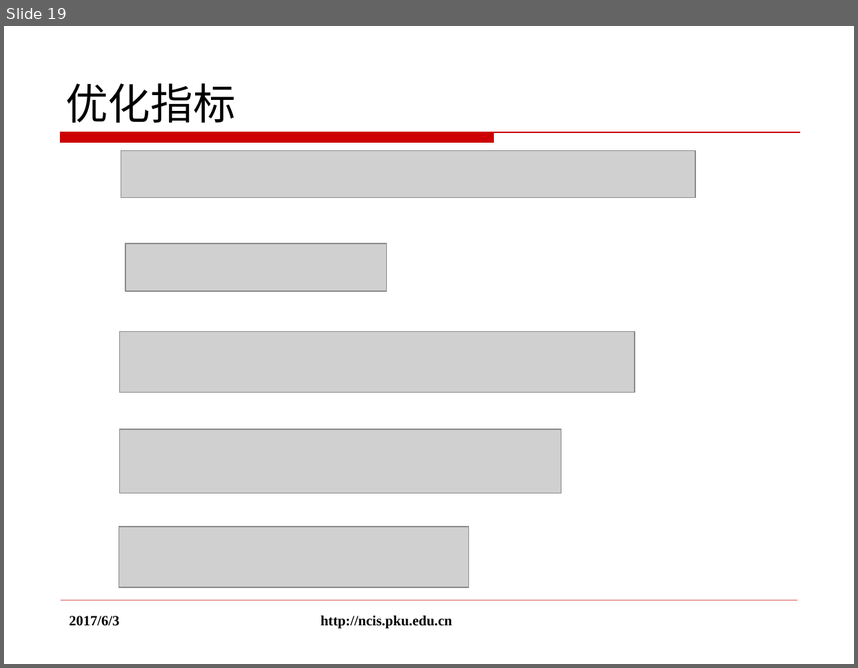
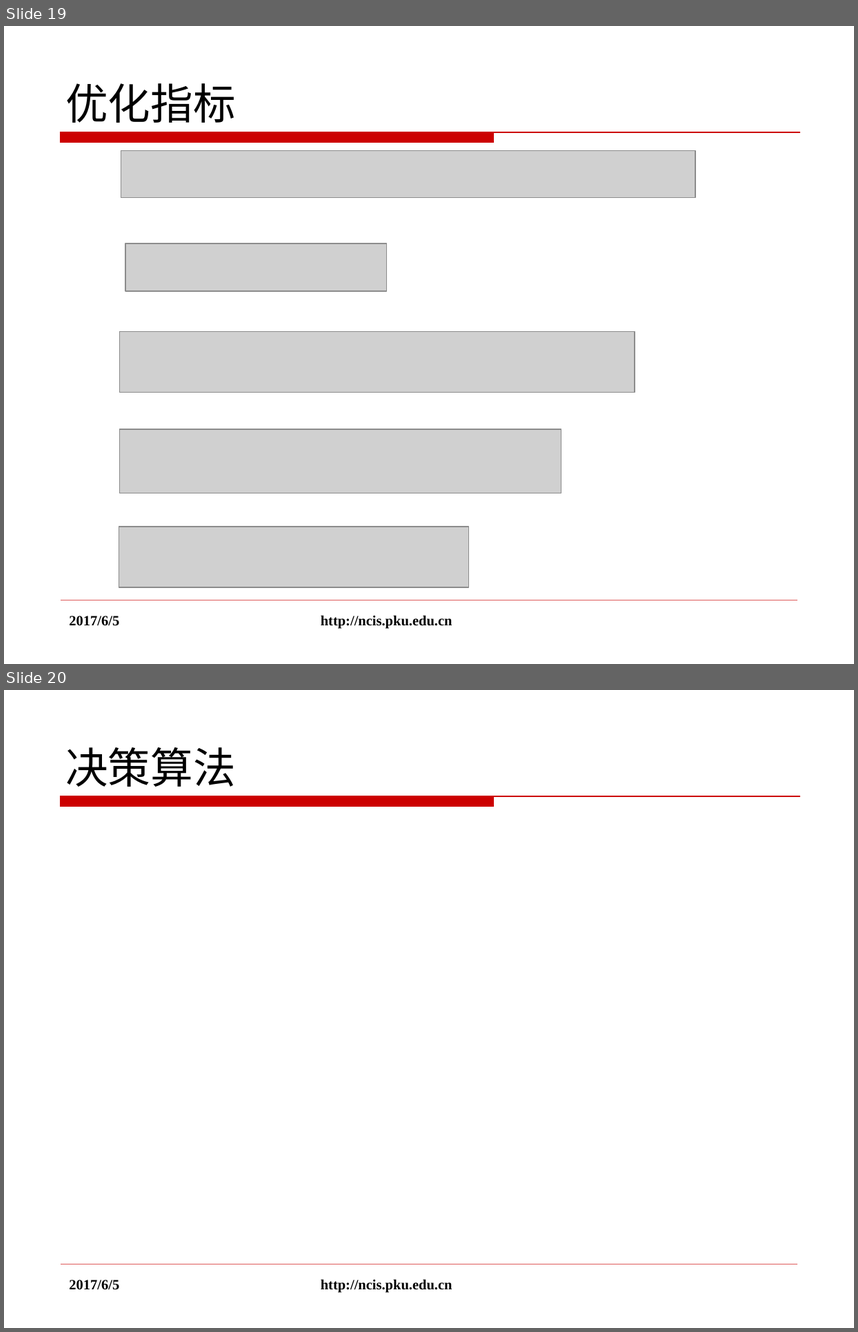
Before and after one commit to rogerhzh/thesis, a slide deck: 黄子翚答辩.pptx. Shown one above the other, each under a label of ours: slide 19 before the commit, slides 19 and 20 after it. The pictures are 858x668 and 858x1332 pixels, drawn with LibreOffice and Linux fonts; fonts in the diff are those of the drawing; grey boxes stand for pictures; background and template pictures are left out. Boxes give left, top, right and bottom in pixels: in the first picture for what was removed or moved away, otherwise in the second. Text is boxed around its words. In the diff, an @@ line names an element or a change of style, - is before the commit and + after.

```diff
--- a/黄子翚答辩.pptx
+++ b/黄子翚答辩.pptx
@@ slide 20 added at (x1=4, y1=690, x2=854, y2=1328), background #FFFFFF; not listed: 2 template elements that a slide beside it also shows @@
@@ title added at (x1=65, y1=747, x2=235, y2=787), 36 pt, text #000000 @@
+决策算法
@@ text added at (x1=69, y1=1279, x2=119, y2=1290), 12 pt, text #000000 @@
+2017/6/5
@@ text added at (x1=321, y1=1279, x2=452, y2=1292), 12 pt, text #000000 @@
+http://ncis.pku.edu.cn
@@ slide 19 changed as well @@
@@ text at (x1=69, y1=615, x2=119, y2=626): text changed @@
-2017/6/3
+2017/6/5
```
Also in this commit, not shown: 31 other slides changed, 6 other files.
